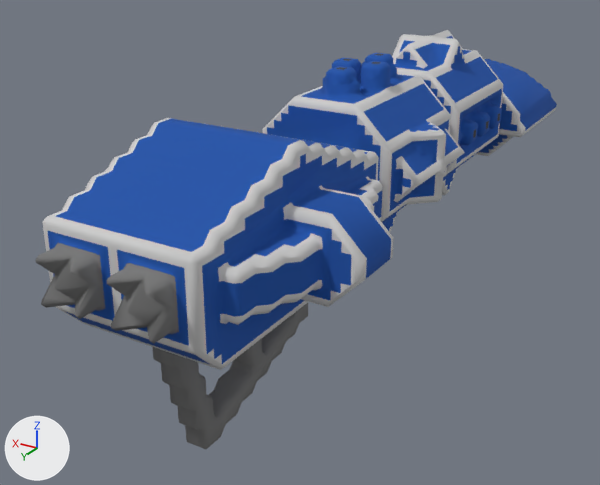
Before and after pictures for a commit that changed the OBJ model src/jsMain/resources/meshes/diadochi-3-whiro-class.obj.
Rendered twice from a 50 mm lens placed at (-45.7, 97.6, -63.7), pointed at (7.7, 8.6, -108.2). Lighting does not change. The marker at lower left points along +X, +Y and +Z. Where no turn or scale is listed for an object, it has been applied to the vertices.

Objects in the first picture: 'diadochi-3-whiro-class'.
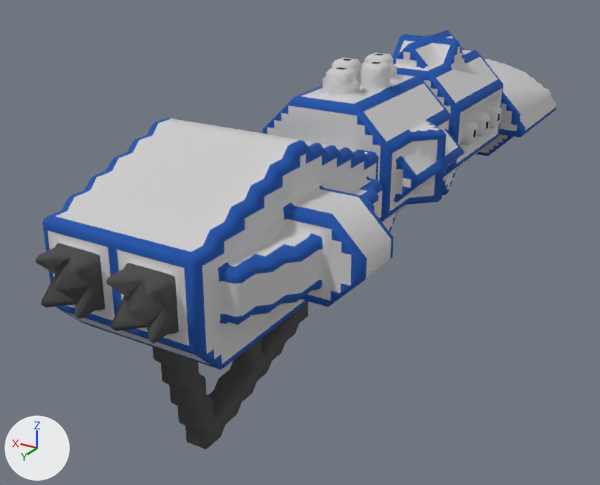
The newer file is also turned or shifted as a whole; pictures and numbers use the older file's frame.

Boxes [x1, y1, x2, y2] around the edits, measured in the pictures (600 x 485 px; the box of a moved part takes in the faces that stretch with it):
part 1 of me_diadochi_3_whiro_class, moved or reshaped
    before: [405, 202, 430, 205]
    after: [405, 94, 500, 205]
part 2 of me_diadochi_3_whiro_class, moved or reshaped
    before: [36, 259, 163, 340]
    after: [36, 251, 163, 340]
part 3 of me_diadochi_3_whiro_class, surface changed
    both: [35, 30, 557, 449]

Diff of the bpy script that builds the scene:
```diff
--- a/src/jsMain/resources/meshes/diadochi-3-whiro-class.obj.py
+++ b/src/jsMain/resources/meshes/diadochi-3-whiro-class.obj.py
@@ me_diadochi_3_whiro_class @@
 # used by ob_diadochi_3_whiro_class; location = (0.0, 0.0, 0.0)
-me_diadochi_3_whiro_class.from_pydata(...)  # 3729 vertices, 6891 faces; spans x -16.5..16.5, y -54.5..54.5, z -117.3..-83.3
+me_diadochi_3_whiro_class.from_pydata(...)  # 3727 vertices, 6886 faces; spans x -16.5..16.5, y -54.5..54.5, z -117.3..-83.3
+# me_diadochi_3_whiro_class part 1: 17 vertices removed from x -10.0..8.0, y -21.5..20.0, z -105.8..-83.8; 14 vertices added at x -11.0..10.0, y -25.3..19.5, z -105.8..-85.8
+# me_diadochi_3_whiro_class part 2: 2 vertices moved from x -3.0..2.0, y 53.0..53.5, z -96.8..-95.3 to x -2.0..2.5, y 54.0, z -96.8..-96.3; 6 vertices removed from x -5.0..6.0, y 53.0..54.0, z -96.8..-93.8; 6 vertices added at x -6.0..5.0, y 53.0..54.0, z -96.8..-92.8
+# me_diadochi_3_whiro_class part 3: 6064 kept faces spanning x -16.5..16.5, y -54.5..54.5, z -117.3..-83.3 get new texture (UV) coordinates
 me_diadochi_3_whiro_class.materials.append(mat_diadochi_3_whiro_class)
```
